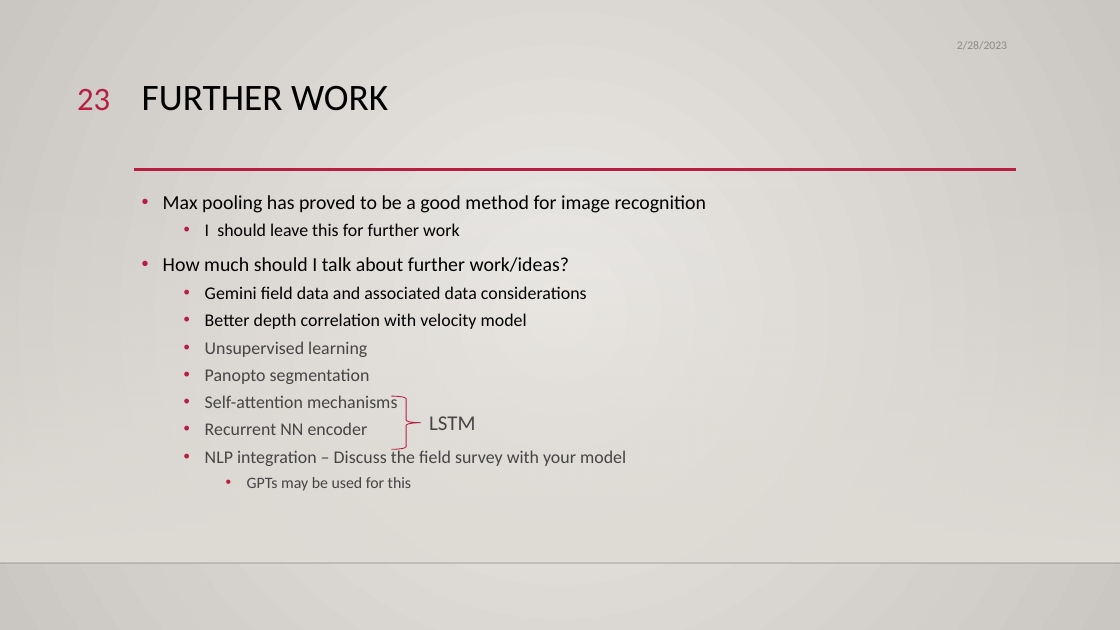
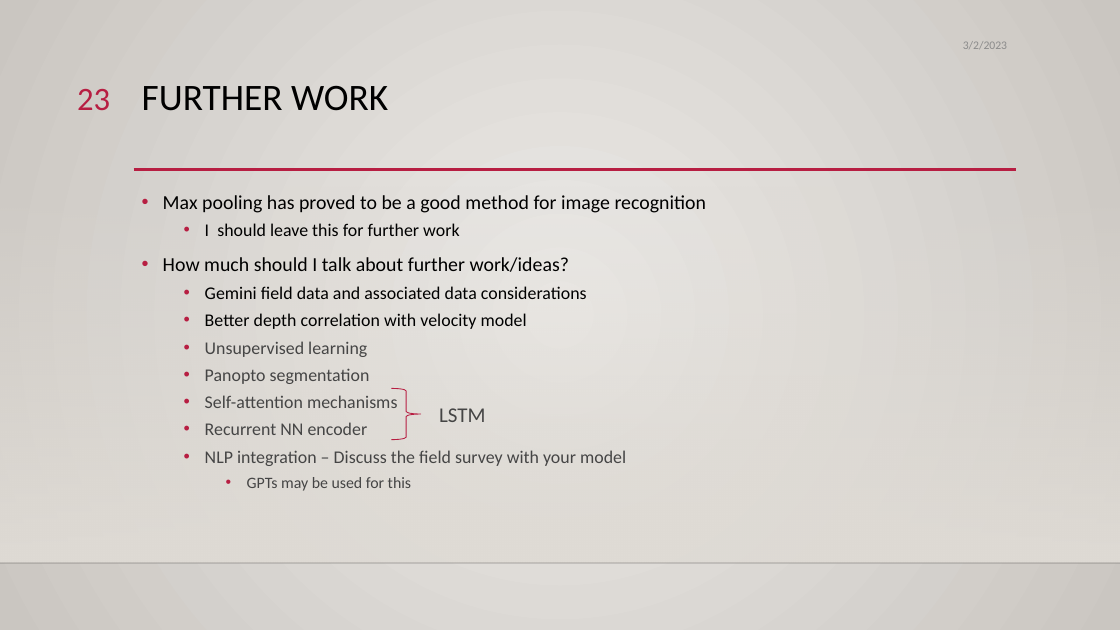
Before and after one commit to sjurmsc/MSC2023, a slide deck: slide 23 of Meeting Presentations/02.03.2023_General_Meeting.pptx. Drawn at 1120x630 pixels with LibreOffice and Linux fonts; fonts in the diff are those of the drawing; background and template pictures are left out. Boxes give left, top, right and bottom in pixels: in the first picture for what was removed or moved away, otherwise in the second. Text is boxed around its words. In the diff, an @@ line names an element or a change of style, - is before the commit and + after.

```diff
--- a/Meeting Presentations/02.03.2023_General_Meeting.pptx
+++ b/Meeting Presentations/02.03.2023_General_Meeting.pptx
@@ text at bbox=[963, 41, 1007, 49]: text changed @@
-2/28/2023
+3/2/2023
@@ right brace: place and size @@
-right brace at bbox=[392, 397, 421, 450]
+right brace at bbox=[392, 388, 421, 439]
@@ text "LSTM": place and size @@
-text "LSTM" at bbox=[429, 416, 475, 430]
+text "LSTM" at bbox=[439, 408, 485, 422]
```
Also in this commit, not shown: 18 other slides changed, 2 other files.
